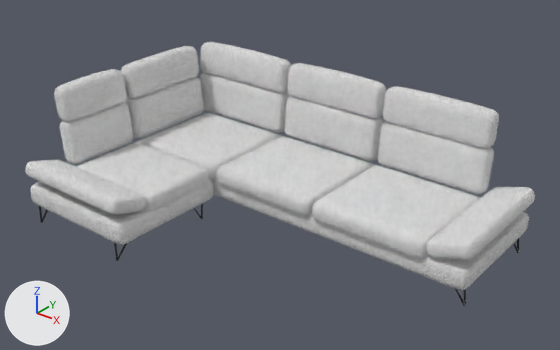
One commit to the glTF model models/sofa-roma-corner.glb: the scene before it, then after it.
One viewpoint serves both versions: a camera (50 mm lens) standing at (3.14, -3.82, 2.88) and looking at (0.05, 0.03, 0.49). The axes (+X, +Y, +Z) are drawn at lower left. The lights are the same throughout. The picture after the commit comes second. Where no turn or scale is listed for an object, it has been applied to the vertices. Vertices at exactly the same position are counted once.

Before the edit, the objects in view are built like this:
```python
me_mesh_0 = bpy.data.meshes.new('Mesh_0')
me_mesh_0.from_pydata(...)  # 26428 vertices, 52768 faces; spans x -1.56..1.56, y -0.98..0.98, z -0.44..0.44
me_mesh_0.materials.append(mat_roma_fabric)
me_mesh_1 = bpy.data.meshes.new('Mesh_1')
me_mesh_1.from_pydata(...)  # 96 vertices, 144 faces; spans x -1.53..1.53, y -0.95..0.95, z -0.07..0.07
me_mesh_1.materials.append(mat_titanio)  # dark grey #3b3d40
ob_mesh_0 = bpy.data.objects.new('Mesh_0', me_mesh_0)
ob_mesh_0.location = (0.0, 0.0, 0.574)
ob_mesh_1 = bpy.data.objects.new('Mesh_1', me_mesh_1)
ob_mesh_1.location = (-0.006, 0.006, 0.075)
```
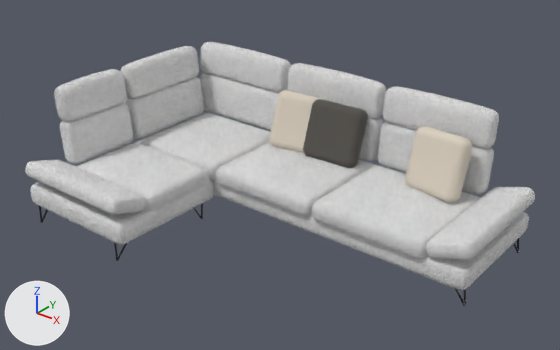
Location of each change, [x1, y1, x2, y2] in pixels of the pictures (560 x 350 px):
'decor', added (pale yellow)
    after: [269, 90, 472, 203]
'decor.001', added
    after: [303, 99, 368, 168]
part 1 of me_mesh_0, surface changed
    both: [35, 46, 534, 244]

The change in detail:
Material 'cushion charcoal' (mat_cushion_charcoal) is new.
Its base color is (0.0908, 0.0844, 0.0742) (dark grey #55524d).
Its roughness is 1.0.
Material 'cushion oat' (mat_cushion_oat) is new.
Its base color is (0.694, 0.624, 0.521) (pale yellow #d9cfbf).
Its roughness is 1.0.
me_mesh_0 has 26428 vertices, 52768 faces and spans x -1.56..1.56, y -0.98..0.98, z -0.44..0.44.
me_mesh_0 is used by ob_mesh_0; location (0.0, 0.0, 0.574).
me_mesh_0 part 1: texture (UV) coordinates of 52096 of 52768 faces, centred in x -1.56..1.56, y -0.98..0.98, z -0.44..0.44, changed; they spanned u -22.07..39.23, v -15.56..6.81 and now span u -26.1..35.2, v -17.94..10.01.
Mesh me_mesh_1_1 is new.
It has 488 vertices, 972 faces and spans x -0.225..0.225, y -0.137..0.137, z -0.225..0.225.
It uses material mat_cushion_charcoal (dark grey #55524d).
Mesh me_mesh_3 is new.
It has 976 vertices, 1944 faces and spans x -0.81..0.81, y -0.12..0.2, z -0.24..0.22.
It uses material mat_cushion_oat (pale yellow #d9cfbf).
Object 'decor.001' (ob_decor_001) is new; it shows me_mesh_1_1.
Its location is (0.1, 0.635, 0.625).
Object 'decor' (ob_decor) is new; it shows me_mesh_3.
Its location is (0.372, 0.597, 0.637).
